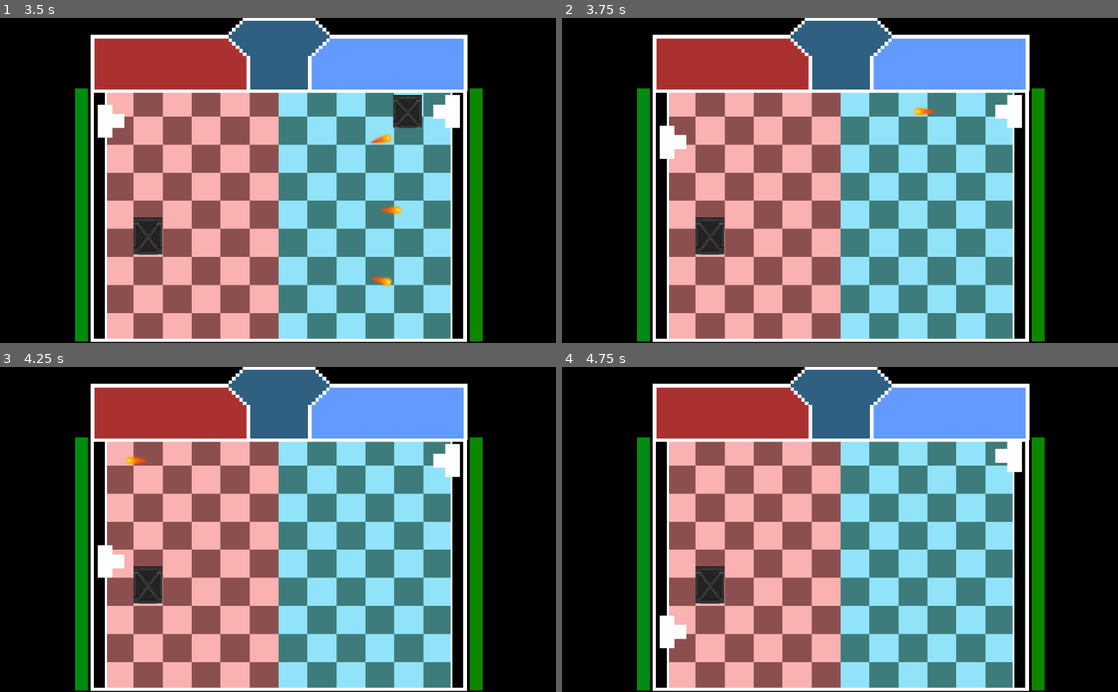
Above: before the commit, frames 1-4 (two rows, left to right).
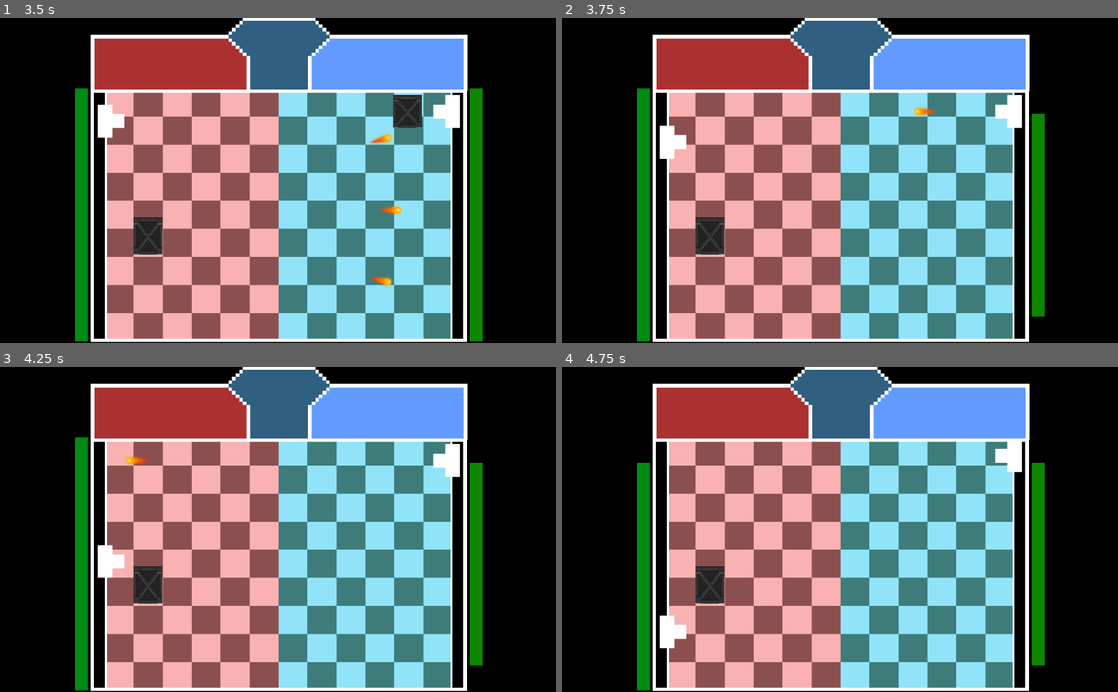
Above: after the commit, the same moments.

Repository: Raelr/dd-pong-invaders
Game: Godot game, scene res://scenes/Main.tscn
The game is run twice, just before and just after one commit, with the same random seed, the same clock (stepped at 60 frames per second) and the same inputs.
Inputs (mouse positions are in pixels of both pictures, inside the frame that each line leads up to):
- Up to frame 1 (3.5 s): tap Enter at 0.5 s; move the mouse to (266, 193) at 0.52 s; hold W 0.53-1.28 s; click (266, 193) at 0.6 s; move the mouse to (166, 196) at 1.27 s; hold S 1.28-2.03 s; tap E (playerActive) at 1.35 s; move the mouse to (333, 109) at 2.02 s; hold W from 2.03 s (still down); tap O (playerTwoActive) at 2.1 s; move the mouse to (250, 245) at 2.77 s; tap F at 2.85 s; click (250, 245) at 2.92 s
- Up to frame 2 (3.75 s): move the mouse to (1006, 229) at 3.52 s; release W at 3.53 s; hold S from 3.53 s (still down); hold H from 3.53 s (still down)
- Up to frame 3 (4.25 s): keep holding S; keep holding H
- Up to frame 4 (4.75 s): keep holding S; move the mouse to (673, 480) at 4.27 s; release H at 4.28 s; tap I at 4.35 s

Frame 1 is identical in both runs. In frame 2, 0.4% of the frame differs, in the area x 84-87%, y 21-100%; in frame 3, 0.4%; in frame 4, 0.6%, in the area x 13-87%, y 21-100%.

Commit message:
Added losing health when being shot

Diff:
--- a/scenes/ArenaManager.gd
+++ b/scenes/ArenaManager.gd
@@ -1,4 +1,7 @@
 extends Node2D
+
+var playerOneHP = 100
+var playerTwoHP = 100
 
 func switch_tile_colors() -> void:
 	$TileHalfLeft.swap_colors()
@@ -16,14 +19,10 @@
 	else:
 		$PlayerTwoTimer.text = str(int(delta) + 1)
 
-func get_player_one_hp():
-	return $PlayerOneHealth.value
-
-func get_player_two_hp():
-	return $PlayerTwoHealth.value
-
-func lower_player_one_hp(damage : int):
-	$PlayerOneHealth.value -= damage
-
-func lower_player_two_hp(damage : int):
-	$PlayerTwoHealth.value -= damage
+func lower_player_health(damage : int, isPlayerOne : bool):
+	if (isPlayerOne):
+		$PlayerOneHealth.value -= damage
+		return $PlayerOneHealth.value
+	else:
+		$PlayerTwoHealth.value -= damage
+		return $PlayerTwoHealth.value
--- a/scenes/Button.tscn
+++ b/scenes/Button.tscn
@@ -18,6 +18,7 @@
 shape = SubResource( 1 )
 
 [node name="ButtonLabel" type="Label" parent="."]
+modulate = Color( 0, 0, 0, 1 )
 margin_left = -89.7938
 margin_top = -85.1547
 margin_right = 88.2062
--- a/scripts/Bullet.gd
+++ b/scripts/Bullet.gd
@@ -2,9 +2,10 @@
 
 export(int) var Speed = 1000
 
+
 var speed = 750
 var player
-var arena = load("res://scenes/Arena.tscn").instance()
+
 
 func start(pos, dir, playerNumber):
 	rotation = dir
@@ -23,18 +24,16 @@
 	if (player == "playerOne"):
 		if (position.x > 830):
 			print("Player 1 scored")
-			#$PlayerTwoHealth.value -= 10
+			if (get_parent().get_child(2).lower_player_health(10, false) == 0):
+				get_parent().game_over("Player One")
 
-			arena.lower_player_two_hp(10)
+
 			self.queue_free()
 	else:
 		if (position.x < 200):
 			print("Player 2 scored")
-			#$PlayerOneHealth.value -= 10
-			#get_node($PlayerOneHealth).value -= 10
-
-			arena.lower_player_one_hp(10)
-			print(arena.get_player_one_hp())
+			if (get_parent().get_child(2).lower_player_health(10, true) == 0):
+				get_parent().game_over("Player Two")
 			self.queue_free()
 
 func _on_Bullet_body_enter(body):
--- a/scripts/GameManager.gd
+++ b/scripts/GameManager.gd
@@ -53,3 +53,7 @@
 	print("Paused = " + ("true" if (is_active) else "false"))
 	$PlayerOne.is_paused = is_active
 	$PlayerTwo.is_paused = is_active
+
+func game_over(playerWon):
+	print(playerWon)
+	pass
